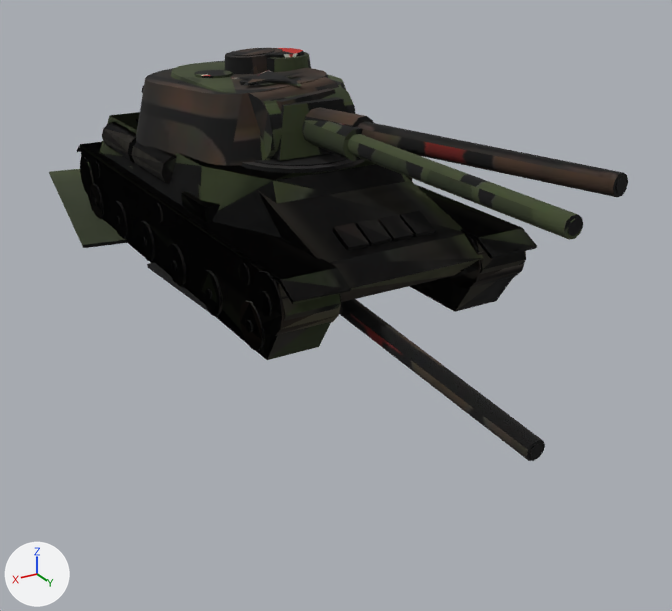
The glTF model public/models/is1.glb, before and after one commit.
Both versions are drawn from a camera (50 mm lens) standing at (5.44, 10.81, 4.38) and looking at (-0.56, 0.82, -0.61). Lighting does not change. The marker at lower left points along +X, +Y and +Z. The older version comes first. Vertices at exactly the same position are counted once.

Objects in the first picture: 'hull_blown', 'hull_ko', 'hull_ok', 'hull_trackL', 'hull_trackR', 'turret_blown', 'turret_ko', 'turret_ok'.
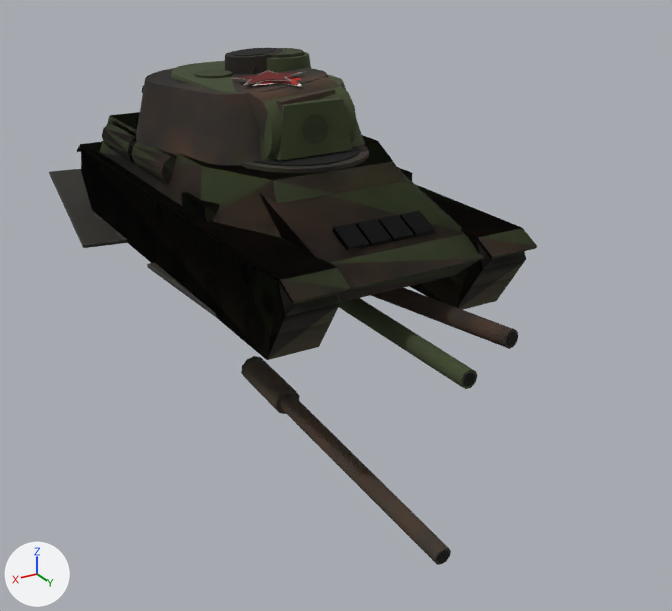
Location of each change, (x1, y1, x2, y2) in pixels of the pictures (672 x 611 px):
'turret_ko', reshaped (59% narrower, 21% shorter): before (136, 48, 628, 197); after (136, 48, 339, 166)
'turret_ok', reshaped (53% narrower, 41% shorter): before (171, 48, 583, 240); after (171, 48, 365, 161)
'gun_blown', added: after (241, 356, 451, 565)
'turret_blown', reshaped (not visible afterwards): before (339, 299, 545, 461)
'gun_ok', added: after (339, 298, 477, 389)
'gun_ko', added: after (371, 288, 518, 349)
part 1 of me_is1_hull_005, deleted: before (80, 157, 520, 351)
part 2 of me_is1_hull_005, surface changed: (81, 123, 537, 360) in both
part 3 of me_is1_hull_003, surface changed: (332, 211, 434, 251) in both
part 4 of me_is1_hull_001, surface changed: before (426, 238, 526, 312)
part 5 of me_is1_hull_007, deleted: before (450, 251, 526, 286)
part 6 of me_is1_hull_007, surface changed: before (144, 153, 341, 360); after (144, 140, 375, 360)
part 7 of me_is1_hull_009, deleted (mostly hidden): before (80, 162, 341, 340)
part 8 of me_is1_hull_009, surface changed: (49, 120, 537, 317) in both
part 9 of me_is1_turret_005, deleted: before (339, 299, 545, 461)
part 10 of me_is1_turret_005, deleted: before (529, 443, 543, 459)
part 11 of me_is1_turret_003, deleted: before (357, 121, 628, 197)
part 12 of me_is1_turret_003, deleted (brown): before (305, 107, 374, 127)
part 13 of me_is1_turret_003, deleted: before (616, 177, 627, 194)
part 14 of me_is1_turret_003, surface changed: (136, 48, 339, 166) in both
part 15 of me_is1_turret_001, deleted: before (348, 134, 583, 240)
part 16 of me_is1_turret_001, deleted: before (302, 120, 363, 161)
part 17 of me_is1_turret_001, deleted: before (567, 218, 581, 236)
part 18 of me_is1_turret_001, surface changed: before (180, 48, 355, 161); after (180, 48, 365, 161)

What changed in the scene script:
```text
Change me_is1_hull_005:
    remove me_is1_hull_005.from_pydata(...)  # 1174 vertices, 2068 faces; spans x -1.62..1.62, y -3.5..3.54, z 0.0..1.71
    add me_is1_hull_005.from_pydata(...)  # 422 vertices, 708 faces; spans x -1.55..1.55, y -3.5..3.54, z 0.0..1.71
    me_is1_hull_005 part 1: 36 loose pieces with 752 vertices, spanning x -1.62..1.62, y -3.35..3.35, z 0.02..1.02, are deleted
    me_is1_hull_005 part 2: 706 kept faces spanning x -1.55..1.55, y -3.5..3.54, z 0.0..1.71 get new texture (UV) coordinates
Change me_is1_hull_003:
    remove me_is1_hull_003.from_pydata(...)  # 1094 vertices, 1916 faces; spans x -1.62..1.62, y -3.5..3.54, z 0.0..1.71
    add me_is1_hull_003.from_pydata(...)  # 342 vertices, 556 faces; spans x -1.55..1.55, y -3.5..3.54, z 0.0..1.71
    me_is1_hull_003 part 3: 556 kept faces spanning x -1.55..1.55, y -3.5..3.54, z 0.0..1.71 get new texture (UV) coordinates
    edits to the shape of me_is1_hull_003 do not show in these pictures
Change me_is1_hull_001:
    remove me_is1_hull_001.from_pydata(...)  # 1086 vertices, 1904 faces; spans x -1.62..1.62, y -3.5..3.54, z 0.0..1.71
    add me_is1_hull_001.from_pydata(...)  # 334 vertices, 544 faces; spans x -1.55..1.55, y -3.5..3.54, z 0.0..1.71
    me_is1_hull_001 part 4: 544 kept faces spanning x -1.55..1.55, y -3.5..3.54, z 0.0..1.71 get new texture (UV) coordinates
    edits to the shape of me_is1_hull_001 do not show in these pictures
Change me_is1_hull_007:
    remove me_is1_hull_007.from_pydata(...)  # 1090 vertices, 1908 faces; spans x -2.15..1.62, y -5.63..3.54, z 0.0..1.71
    add me_is1_hull_007.from_pydata(...)  # 338 vertices, 548 faces; spans x -2.15..1.55, y -5.63..3.54, z 0.0..1.71
    me_is1_hull_007 part 5: 36 loose pieces with 752 vertices, spanning x -1.62..1.62, y -3.35..3.35, z 0.02..1.02, are deleted
    me_is1_hull_007 part 6: 548 kept faces spanning x -2.15..1.55, y -5.63..3.54, z 0.0..1.71 get new texture (UV) coordinates
Change me_is1_hull_009:
    remove me_is1_hull_009.from_pydata(...)  # 1090 vertices, 1908 faces; spans x -1.62..2.15, y -5.63..3.54, z 0.0..1.71
    add me_is1_hull_009.from_pydata(...)  # 338 vertices, 548 faces; spans x -1.55..2.15, y -5.63..3.54, z 0.0..1.71
    me_is1_hull_009 part 7: 36 loose pieces with 752 vertices, spanning x -1.62..1.62, y -3.35..3.35, z 0.02..1.02, are deleted
    me_is1_hull_009 part 8: 548 kept faces spanning x -1.55..2.15, y -5.63..3.54, z 0.0..1.71 get new texture (UV) coordinates
Change me_is1_turret_005:
    remove me_is1_turret_005.from_pydata(...)  # 314 vertices, 552 faces; spans x -0.73..1.44, y -1.85..5.72, z -0.2..1.3
    add me_is1_turret_005.from_pydata(...)  # 258 vertices, 452 faces; spans x -0.73..1.44, y -1.85..1.45, z -0.2..1.3
    me_is1_turret_005 part 9: the loose piece of 20 vertices spanning x 0.22..0.54, y 1.35..5.71, z -0.12..0.49 is deleted
    me_is1_turret_005 part 10: the loose piece of 16 vertices spanning x 0.25..0.4, y 5.67..5.72, z -0.08..0.07 is deleted
    other edits to the shape of me_is1_turret_005 do not show in these pictures
Change me_is1_turret_003:
    remove me_is1_turret_003.from_pydata(...)  # 314 vertices, 552 faces; spans x -1.0..1.38, y -2.06..5.41, z 1.48..2.62
    add me_is1_turret_003.from_pydata(...)  # 258 vertices, 452 faces; spans x -1.0..1.38, y -2.06..1.28, z 1.48..2.62
    me_is1_turret_003 part 11: the loose piece of 20 vertices spanning x -0.78..0.12, y 1.07..5.4, z 1.89..2.27 is deleted
    me_is1_turret_003 part 12: the loose piece of 20 vertices spanning x -0.34..0.18, y 1.06..2.11, z 1.83..2.22 is deleted
    me_is1_turret_003 part 13: the loose piece of 16 vertices spanning x -0.75..-0.6, y 5.36..5.41, z 2.09..2.24 is deleted
    me_is1_turret_003 part 14: 448 kept faces spanning x -1.0..1.38, y -2.06..1.28, z 1.48..2.62 get new texture (UV) coordinates
Change me_is1_turret_001:
    remove me_is1_turret_001.from_pydata(...)  # 266 vertices, 464 faces; spans x -1.1..1.1, y -2.03..5.56, z 1.55..2.6
    add me_is1_turret_001.from_pydata(...)  # 210 vertices, 364 faces; spans x -1.1..1.1, y -2.03..1.3, z 1.55..2.6
    me_is1_turret_001 part 15: the loose piece of 20 vertices spanning x -0.13..0.13, y 1.2..5.55, z 1.83..2.07 is deleted
    me_is1_turret_001 part 16: the loose piece of 20 vertices spanning x -0.18..0.18, y 1.2..2.2, z 1.78..2.12 is deleted
    me_is1_turret_001 part 17: the loose piece of 16 vertices spanning x -0.08..0.08, y 5.53..5.56, z 1.87..2.03 is deleted
    me_is1_turret_001 part 18: 360 kept faces spanning x -1.1..1.1, y -2.03..1.3, z 1.55..2.6 get new texture (UV) coordinates
Add ob_gun_ok:
    ob_gun_ok = bpy.data.objects.new('gun_ok', me_is1_turret_gun_001)  # 56 vertices, 100 faces; spans x -0.18..0.18, y 0.0..4.36, z -0.17..0.17; in mat_gun_ok (picture img_gun_ok)
    ob_gun_ok.location = (0.0, 0.0, 0.0)
Add ob_gun_ko:
    ob_gun_ko = bpy.data.objects.new('gun_ko', me_is1_turret_gun_003)  # 56 vertices, 100 faces; spans x -0.78..0.18, y -0.14..4.21, z -0.12..0.32; in mat_gun_ko (picture img_gun_ko)
    ob_gun_ko.location = (0.0, 0.0, 0.0)
Add ob_gun_blown:
    ob_gun_blown = bpy.data.objects.new('gun_blown', me_is1_turret_gun_005)  # 56 vertices, 100 faces; spans x 0.21..0.59, y 0.15..4.52, z -2.07..-1.41; in mat_gun_blown (picture img_gun_blown)
    ob_gun_blown.location = (0.0, 0.0, 0.0)
```
